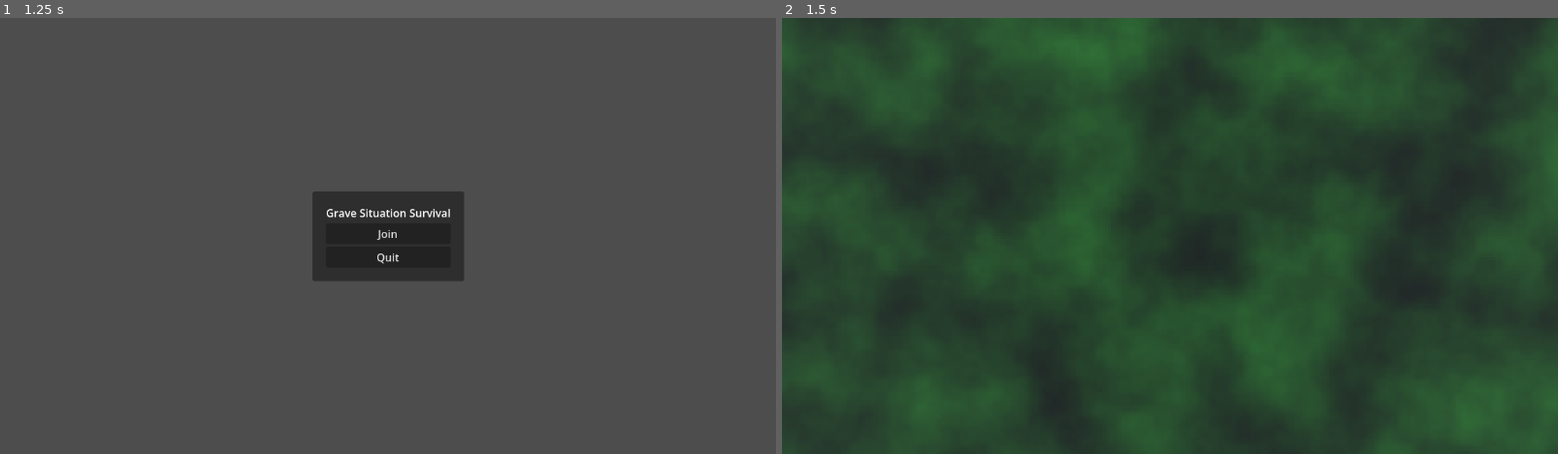
Above: before the commit, frames 1-2 (left to right).
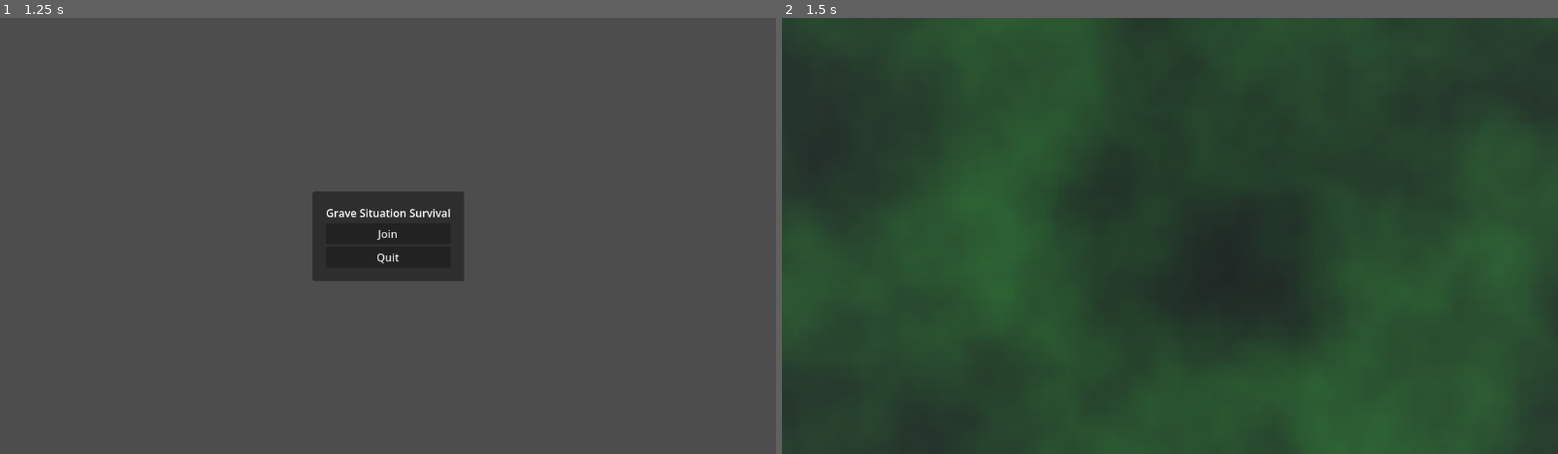
Above: after the commit, the same moments.

Repository: RichardEHarris/grave-situation-jam
Game: Godot game, scene res://Scenes/Main.tscn
Two runs of this game, one before a commit and one after it. Both use one fixed random seed, a clock stepped at 60 frames per second and the inputs below.
Inputs (mouse positions are in pixels of both pictures, inside the frame that each line leads up to):
- Up to frame 1 (1.25 s): tap Enter at 0.5 s; move the mouse to (558, 214) at 0.52 s; hold D (right) from 0.53 s (still down); click (558, 214) at 0.6 s
- Up to frame 2 (1.5 s): release D (right) at 1.25 s; click "Join" at 1.25 s

Frame 1 is identical in both runs. In frame 2, 17% of the frame differs, in the area x 0-100%, y 0-100%.

Commit message:
Projectile gravity toggle

Diff:
--- a/Scenes/Entities/Projectile.tscn
+++ b/Scenes/Entities/Projectile.tscn
@@ -26,8 +26,11 @@
 [node name="Projectile" type="RigidBody3D" unique_id=1471886756]
 collision_layer = 4
 mass = 3.0
+gravity_scale = 2.0
 script = ExtResource("1_akala")
-hits = 2
+hits = 3
+piercing = false
+gravity = false
 
 [node name="PhysicsShape" type="CollisionShape3D" parent="." unique_id=1418405505]
 shape = SubResource("CapsuleShape3D_akala")
--- a/Scenes/Enviroment/World1.tscn
+++ b/Scenes/Enviroment/World1.tscn
@@ -24,7 +24,7 @@
 
 [sub_resource type="PlaneMesh" id="PlaneMesh_uuwhu"]
 material = SubResource("StandardMaterial3D_sya2q")
-size = Vector2(50, 50)
+size = Vector2(100, 100)
 
 [sub_resource type="ProceduralSkyMaterial" id="ProceduralSkyMaterial_6ojss"]
 
--- a/Scenes/Player/Player.tscn
+++ b/Scenes/Player/Player.tscn
@@ -32,7 +32,7 @@
 properties/3/replication_mode = 1
 
 [node name="Player" type="CharacterBody3D" unique_id=1808271539]
-collision_layer = 10
+collision_layer = 8
 collision_mask = 11
 script = ExtResource("1_s0eop")
 player_colour = Color(0.24998516, 0.49465692, 0.47666425, 1)
--- a/Scripts/global.gd
+++ b/Scripts/global.gd
@@ -43,7 +43,7 @@
 @rpc("any_peer")
 func shoot_projectile(pos, dir, force):
 	var new_proj : RigidBody3D = PROJECTILE.instantiate()
-	new_proj.position = pos + Vector3(0, 0.2, 0) + dir
+	new_proj.position = pos + Vector3(0, 0.5, 0) + dir
 	#new_ball.add_to_group(PROJECTILE_TAG)
 	spawn_container.add_child(new_proj, true)
 	new_proj.apply_central_impulse(dir * force)
--- a/Scripts/projectile.gd
+++ b/Scripts/projectile.gd
@@ -1,17 +1,18 @@
 extends RigidBody3D
 class_name Projectile
 
-@export var speed : float = 5.0
+@export var speed : float = 100
 @export var base_damage : float = 1.0
 @export var size : float = 1.0
 @export var lifespan : float = 3.0
 @export var hits : int = 1
 @export var amount : int = 1
 @export var piercing : bool = true
+@export var gravity : bool = true
+
 
 enum movement_type{
-	straight,
-	gravity
+	straight
 }
 
 @onready var projectile_collision: Area3D = $ProjectileCollision
@@ -28,9 +29,12 @@
 	projectile_collision.body_entered.connect(on_collision)
 	timer.wait_time = lifespan
 	timer.timeout.connect(timeout)
-
+	if not gravity:
+		gravity_scale = 0
 	set_collision_mask_value(2, not piercing) #set enemy collision mask.
 
+
+#func _physics_process(delta: float) -> void:
 
 
 func on_collision(body : Node3D):
